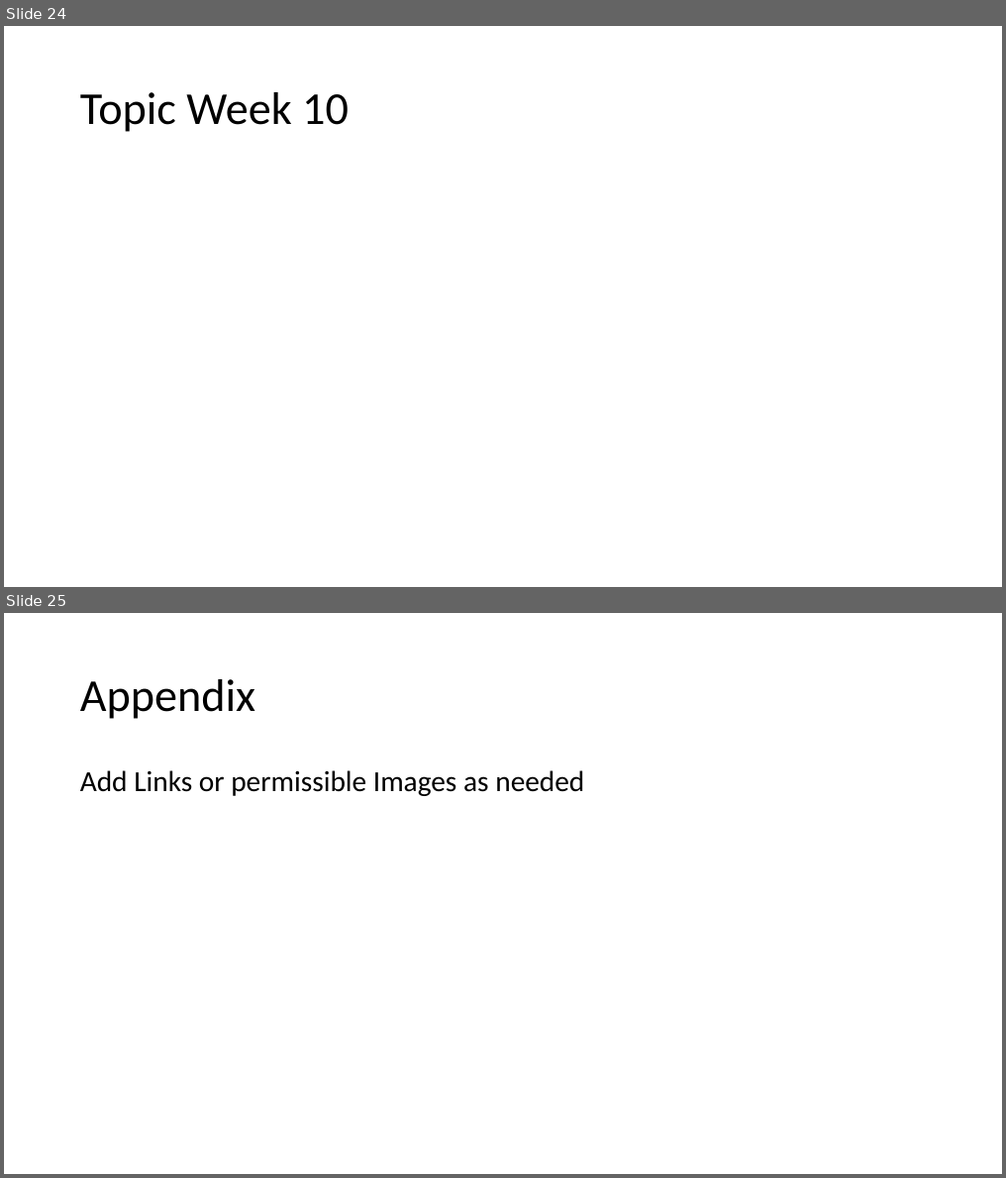
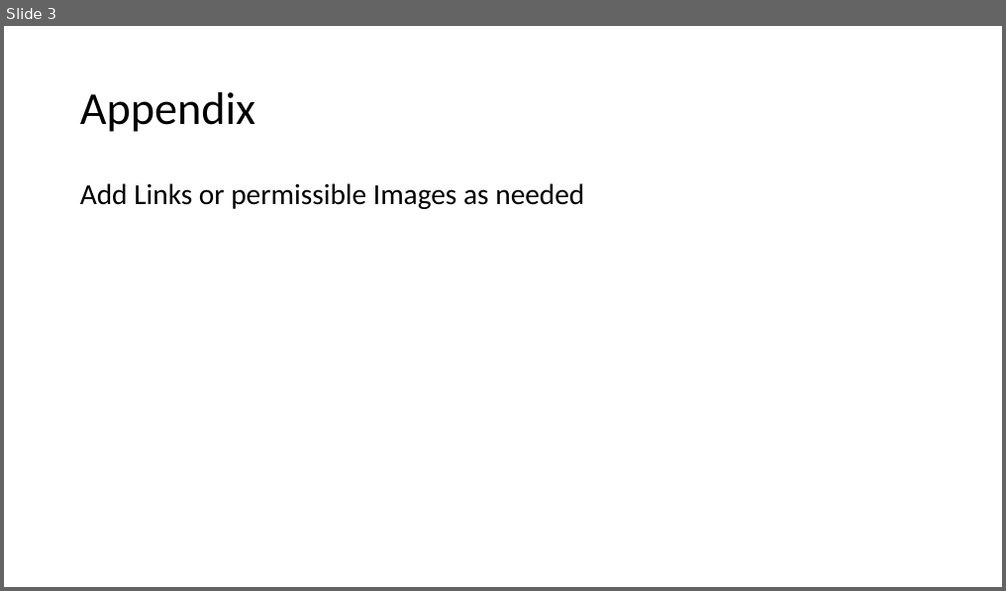
Before and after one commit to spoorthiempowher/Empowher-Curriculum, a slide deck: Python/EmpowHer - Python Curriculum.pptx. Shown one above the other, each under a label of ours: slides 24 and 25 before the commit, slide 3 after it. The pictures are 1006x1178 and 1006x591 pixels, drawn with LibreOffice and Linux fonts; fonts in the diff are those of the drawing. Boxes give left, top, right and bottom in pixels: in the first picture for what was removed or moved away, otherwise in the second. Text is boxed around its words. In the diff, an @@ line names an element or a change of style, - is before the commit and + after.

```diff
--- a/Python/EmpowHer - Python Curriculum.pptx
+++ b/Python/EmpowHer - Python Curriculum.pptx
@@ slide 24 removed at (4, 26, 1002, 587), background #FFFFFF @@
@@ title removed at (80, 92, 349, 132) @@
-Topic Week 10
@@ what was slide 25 is now slide 3 @@
```
Also in this commit, not shown: 1 slide changed, 21 other slides removed, 2 other files.
